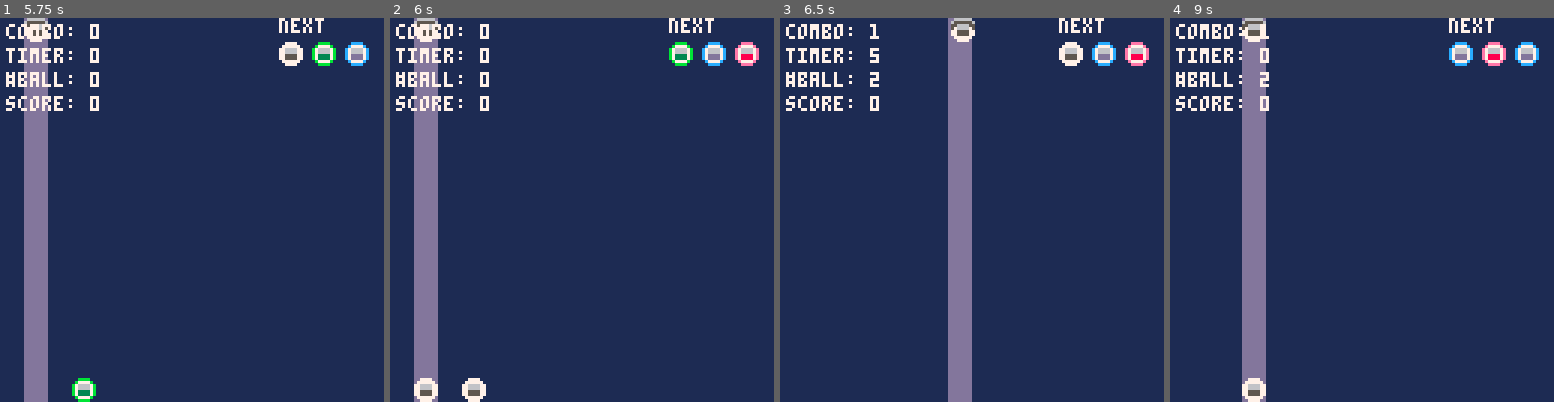
Above: before the commit, frames 1-4 (left to right).
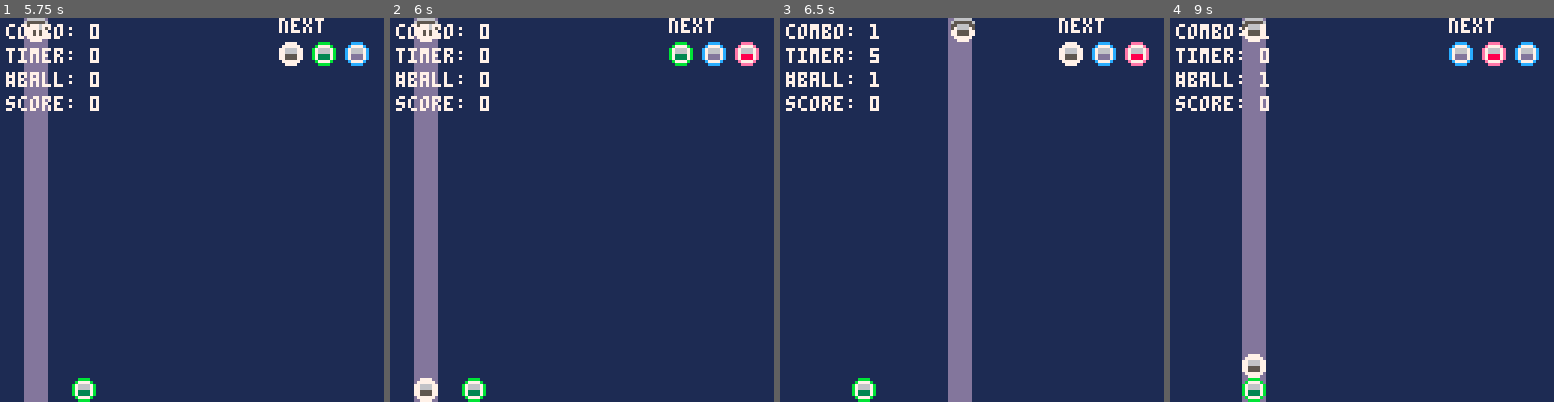
Above: after the commit, the same moments.

Repository: naufalazzmy/pico8miniproject
Game: PICO-8 cartridge shootstack.p8
The game is run twice, just before and just after one commit, with the same random seed, the same clock (stepped at 60 frames per second) and the same inputs.
Inputs:
- Up to frame 1 (5.75 s): tap X (X key) at 0.33, 1.07, 1.85, 2.97, 4.08, 5.2 s; hold Right 1.6-2.1 s; hold Right 2.47-3.03 s; hold Left 3.08-3.58 s; hold Down 3.63-3.97 s; hold Right 4.02-4.68 s; hold Left 5.08-5.68 s; hold Down from 5.73 s (still down)
- Up to frame 2 (6 s): keep holding Down
- Up to frame 3 (6.5 s): release Down at 6.03 s; hold Right from 6.08 s (still down); tap X (X key) at 6.32 s
- Up to frame 4 (9 s): release Right at 6.58 s; hold Right 6.63-7.13 s; tap X (X key) at 7.43, 8.55 s; hold Right 7.5-8.07 s; hold Left 8.12-8.62 s; hold Down from 8.67 s (still down)

Frame 1 is identical in both runs. In frame 2, 0.2% of the frame differs, in the area x 18-25%, y 93-100%; in frame 3, 0.4%; in frame 4, 0.5%, in the area x 18-26%, y 14-100%.

Commit message:
Update shootstack.p8

Diff:
--- a/shootstack.p8
+++ b/shootstack.p8
@@ -93,6 +93,17 @@
   return col
 end
 
+function create_to_destroy()
+  local to_destroy = {}
+  for c=1,#columns do
+    to_destroy[c] = {}
+    for r=1,#columns[c].stacks do
+      to_destroy[c][r] = false
+    end
+  end
+  return to_destroy
+end
+
 function next_ball()
  shooter.current=nextballs[1]
  shooter.current.ypos=shooter.y
@@ -162,10 +173,7 @@
     next_ball()
 
     if shooting.ball.typ!="ball" then
-     -- setaip stack ditaruh
-     -- ini harus di check dia tipe apa
-     -- fungsinya harus baru
-    	pending_power = shooting.index
+    	pending_power = shooting
     end
     start_match_process()
     shooting=nil
@@ -191,7 +199,7 @@
   end
 
   if btnp(❎) then
-   add_power()
+   add_power("square")
   end
 
   update_matches()
@@ -305,15 +313,7 @@
 end
 
 function find_matches()
- local to_remove = {}
-
- -- init table tanda
- for c=1,#columns do
-  to_remove[c] = {}
-  for r=1,#columns[c].stacks do
-   to_remove[c][r] = false
-  end
- end
+ local to_remove = create_to_destroy()
 
  -- cek horizontal
  for r=1,max_height() do
@@ -414,8 +414,7 @@
 function update_matches()
  if match_state == "check" then
 	 if pending_power then
-	   --todo: can support multiple
-	   pending_matches = power_h(pending_power)
+	   pending_matches = power_handler(pending_power.ball.typ,pending_power.index)
 	   pending_power = nil
 	   match_state = "remove"
 	   match_timer = 15
@@ -471,9 +470,9 @@
 end
 -->8
 --powerup handler
-function add_power()
+function add_power(type)
   local ball={
-	  typ="power_h",
+	  typ=type,
 	  ismatch=true,
 	  sprite=0,
 	  color=i,
@@ -483,31 +482,35 @@
 	 nextballs[1]=ball
 end
 
+function power_handler(type,colpos)
+ if type=="horizontal" then
+  return  power_h(colpos)
+ elseif type=="vertical" then
+  return power_v(colpos)
+ elseif type=="square" then
+  return power_square(colpos)
+ end
+end
+
 function power_h(colpos)
   local col = columns[colpos]
   local cur_stack = #col.stacks
 
   -- siapkan table boolean kayak find_matches
-  local to_destroy = {}
-  for c=1,#columns do
-    to_destroy[c] = {}
-    for r=1,#columns[c].stacks do
-      to_destroy[c][r] = false
-    end
-  end
+  local to_destroy = create_to_destroy()
 
   -- hancurin bola di posisi yg kena efek powerup
   to_destroy[colpos][cur_stack] = true -- bola power sendiri
 
   -- kanan
-  for i=1,2 do
+  for i=1,3 do
     if columns[colpos+i] and columns[colpos+i].stacks[cur_stack] then
       to_destroy[colpos+i][cur_stack] = true
     end
   end
 
   -- kiri
-  for i=-1,-2,-1 do
+  for i=-1,-3,-1 do
     if columns[colpos+i] and columns[colpos+i].stacks[cur_stack] then
       to_destroy[colpos+i][cur_stack] = true
     end
@@ -515,6 +518,66 @@
 
   return to_destroy
 
+end
+
+function power_v(colpos)
+  local col = columns[colpos]
+  local cur_stack = #col.stacks
+
+  -- siapkan table boolean kayak find_matches
+  local to_destroy = create_to_destroy()
+
+  -- hancurin bola di posisi yg kena efek powerup
+  to_destroy[colpos][cur_stack] = true -- bola power sendiri
+
+  -- bawah
+  for i=1,3 do
+    if columns[colpos] and columns[colpos].stacks[cur_stack] then
+      to_destroy[colpos][cur_stack-i] = true
+    end
+  end
+
+  return to_destroy
+end
+
+-- square pattern
+function power_square(colpos)
+  local col = columns[colpos]
+  local cur_stack = #col.stacks
+
+  local to_destroy = create_to_destroy()
+  to_destroy[colpos][cur_stack]=true -- bola power sendiri
+
+  --left
+  if columns[colpos-1] and columns[colpos-1].stacks[cur_stack] then
+    to_destroy[colpos-1][cur_stack] = true
+  end
+  --right
+  if columns[colpos+1] and columns[colpos+1].stacks[cur_stack] then
+    to_destroy[colpos+1][cur_stack] = true
+  end
+  --bot
+  if columns[colpos] and columns[colpos].stacks[cur_stack-1] then
+    to_destroy[colpos][cur_stack-1] = true
+  end
+  --topleft
+  if columns[colpos-1] and columns[colpos-1].stacks[cur_stack+1] then
+    to_destroy[colpos-1][cur_stack+1] = true
+  end
+  --botleft
+  if columns[colpos-1] and columns[colpos-1].stacks[cur_stack-1] then
+    to_destroy[colpos-1][cur_stack-1] = true
+  end
+  --topright
+  if columns[colpos+1] and columns[colpos+1].stacks[cur_stack+1] then
+    to_destroy[colpos+1][cur_stack+1] = true
+  end
+  --botright
+  if columns[colpos+1] and columns[colpos+1].stacks[cur_stack-1] then
+    to_destroy[colpos+1][cur_stack-1] = true
+  end
+
+  return to_destroy
 end
 __gfx__
 0077770000eeee0000cccc0000bbbb0000aaaa000000000000222200000000000000000000000000000000000000000000000000000000000000000000000000
